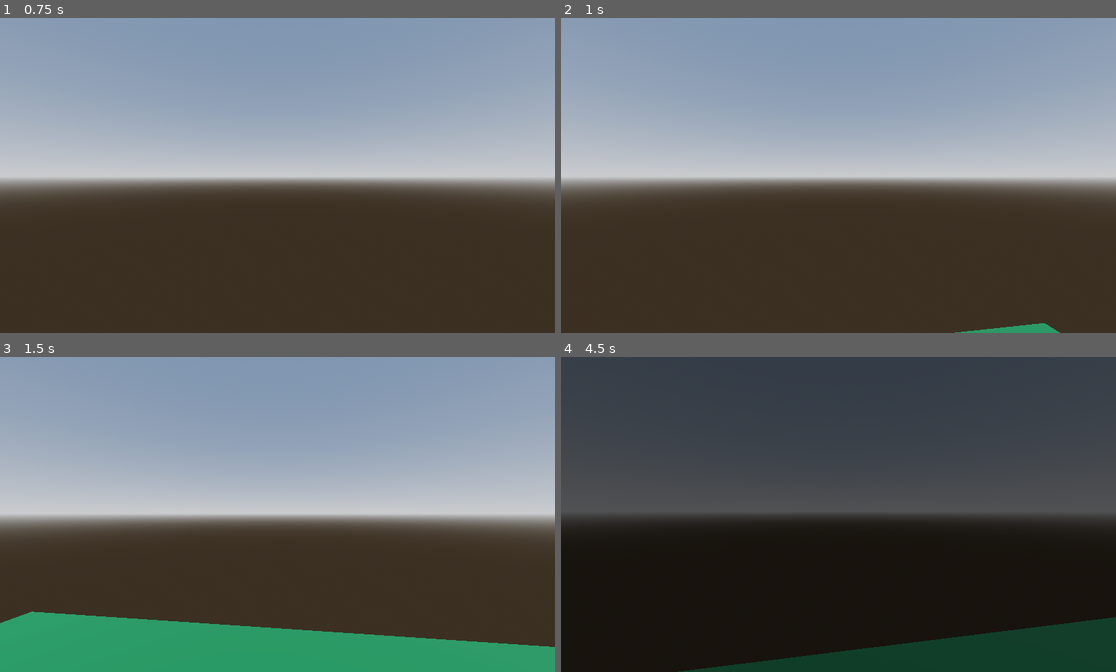
Above: before the commit, frames 1-4 (two rows, left to right).
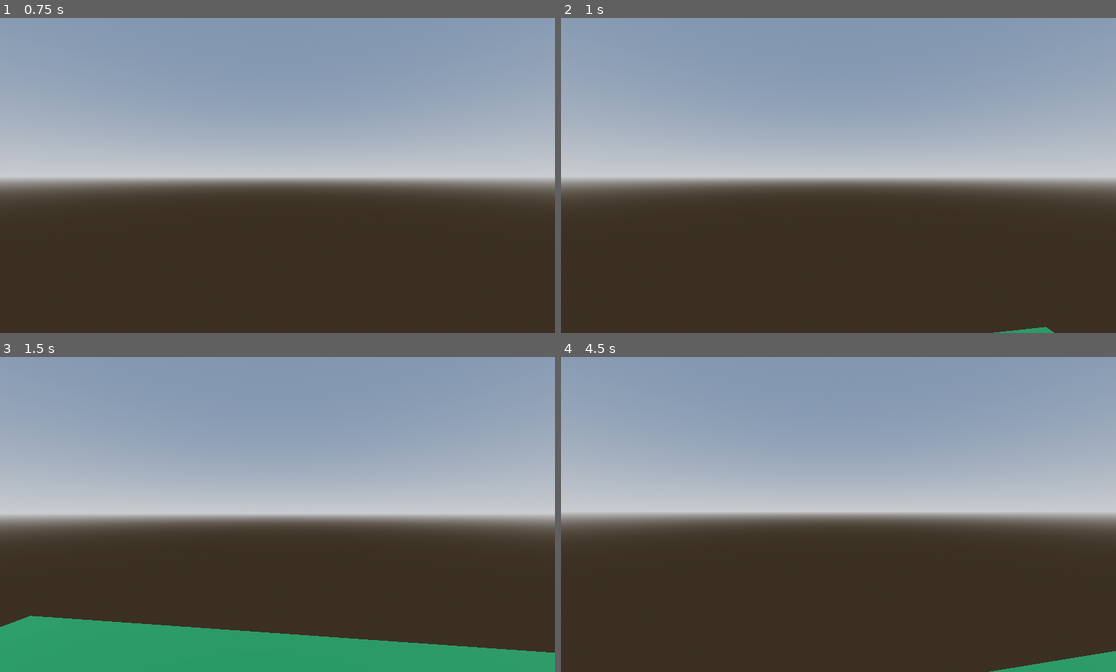
Above: after the commit, the same moments.

Repository: p4tk4n/humbum
Game: Godot game, scene res://world/scene/world.tscn
Two runs of this game, one before a commit and one after it. Both use one fixed random seed, a clock stepped at 60 frames per second and the inputs below. This scene is started directly instead of the project's main scene.
Inputs (mouse positions are in pixels of both pictures, inside the frame that each line leads up to):
- Up to frame 1 (0.75 s): tap Enter at 0.5 s; move the mouse to (305, 175) at 0.52 s; hold W (forward) from 0.53 s (still down)
- Up to frame 2 (1 s): keep holding W (forward); tap Space (jump) at 0.77 s
- Up to frame 3 (1.5 s): keep holding W (forward); move the mouse to (249, 514) at 1.27 s
- Up to frame 4 (4.5 s): tap Space (jump) at 1.52, 3.02, 3.77 s; move the mouse to (849, 508) at 2.02 s; move the mouse to (832, 520) at 2.77 s; move the mouse to (877, 517) at 3.52 s; tap Escape (ui_cancel) at 4.15 s; release W (forward) at 4.25 s; click (838, 435) at 4.25 s, where only the run after the commit has a clickable "Return"

Frame 1 is identical in both runs. In frame 2, 0.2% of the frame differs, in the area x 70-90%, y 96-100%; in frame 3, 1.6%; in frame 4, 100%, in the area x 0-100%, y 0-100%.

Commit message:
pause menu
omg ide

Diff:
--- a/hum/player/scene/player.tscn
+++ b/hum/player/scene/player.tscn
@@ -17,7 +17,7 @@
 shape = SubResource("ConvexPolygonShape3D_qvlqn")
 
 [node name="head" type="Node3D" parent="."]
-transform = Transform3D(1, 0, 0, 0, 1, 0, 0, 0, 1, 0, 0.806613, 0)
+transform = Transform3D(1, 0, 0, 0, 1, 0, 0, 0, 1, 0, 0.810324, 0)
 
 [node name="Camera3D" type="Camera3D" parent="head"]
 transform = Transform3D(1, 0, 0, 0, 1, 0, 0, 0, 1, 0, -0.316328, 0.115099)
--- a/hum/player/script/player.gd
+++ b/hum/player/script/player.gd
@@ -3,7 +3,12 @@
 const SPEED = 5.0
 const JUMP_VELOCITY = 4.5
 var gravity = 9.81
-const SENSITIVITY = 0.02
+var sensitivity = 0.02
+
+#head bobbing
+var bobbing_freq := 1.0
+var bobbing_amp := 0.08
+var bobbing_t := 0.0
 
 @onready var head = $head
 @onready var camera = $head/Camera3D
@@ -11,10 +16,12 @@
 func _ready():
 	Input.set_mouse_mode(Input.MOUSE_MODE_CAPTURED)
 
+
+
 func _unhandled_input(event: InputEvent) -> void:
 	if event is InputEventMouseMotion:
-		head.rotate_y(-event.relative.x * SENSITIVITY)
-		camera.rotate_x(-event.relative.y * SENSITIVITY)
+		head.rotate_y(-event.relative.x * sensitivity)
+		camera.rotate_x(-event.relative.y * sensitivity)
 		camera.rotation.x = clamp(camera.rotation.x, deg_to_rad(-40), deg_to_rad(60))
 
 func _physics_process(delta: float) -> void:
@@ -36,4 +43,11 @@
 		velocity.x = 0.0
 		velocity.z = 0.0
 
+	bobbing_t += delta * velocity.length() * float(is_on_floor())
+	camera.transform.origin = _headbob(bobbing_t)
 	move_and_slide()
+
+func _headbob(time) -> Vector3:
+	var pos = Vector3.ZERO
+	pos.y = sin(time * bobbing_freq) * bobbing_amp
+	return pos
--- a/hum/world/scene/world.tscn
+++ b/hum/world/scene/world.tscn
@@ -38,3 +38,44 @@
 transform = Transform3D(48.1869, 0, 0, 0, 0.997484, 0, 0, 0, 40.8053, 0, 0, 0)
 use_collision = true
 material = SubResource("StandardMaterial3D_fun32")
+
+[node name="pause_menu" type="BoxContainer" parent="."]
+anchors_preset = 15
+anchor_right = 1.0
+anchor_bottom = 1.0
+grow_horizontal = 2
+grow_vertical = 2
+alignment = 1
+
+[node name="Panel" type="Panel" parent="pause_menu"]
+custom_minimum_size = Vector2(100, 180)
+layout_mode = 2
+size_flags_horizontal = 4
+size_flags_vertical = 4
+
+[node name="BoxContainer" type="BoxContainer" parent="pause_menu/Panel"]
+layout_mode = 1
+anchors_preset = 15
+anchor_right = 1.0
+anchor_bottom = 1.0
+grow_horizontal = 2
+grow_vertical = 2
+alignment = 1
+vertical = true
+
+[node name="return_button" type="Button" parent="pause_menu/Panel/BoxContainer"]
+custom_minimum_size = Vector2(50, 30)
+layout_mode = 2
+size_flags_horizontal = 4
+size_flags_vertical = 4
+text = "Return"
+
+[node name="exit_button" type="Button" parent="pause_menu/Panel/BoxContainer"]
+custom_minimum_size = Vector2(50, 30)
+layout_mode = 2
+size_flags_horizontal = 4
+size_flags_vertical = 4
+text = "Exit"
+
+[connection signal="pressed" from="pause_menu/Panel/BoxContainer/return_button" to="." method="_on_return_button_pressed"]
+[connection signal="pressed" from="pause_menu/Panel/BoxContainer/exit_button" to="." method="_on_exit_button_pressed"]
--- a/hum/world/script/world.gd
+++ b/hum/world/script/world.gd
@@ -1,11 +1,38 @@
 extends Node3D
 #svet
+@onready var pause_menu = $pause_menu
 
-func switch_to_scene(scene_path):
+func _ready():
+	pause_menu.visible = false
+
+func _switch_to_scene(scene_path):
 	FadingEffect.transition()
 	await FadingEffect.on_transition_finished
 	get_tree().change_scene_to_file(scene_path)
 
+func _toggle_pause_menu(state = null):
+	match state:
+		"on":
+			pause_menu.visible = true
+			Input.set_mouse_mode(Input.MOUSE_MODE_VISIBLE)
+		"off":
+			pause_menu.visible = false
+			Input.set_mouse_mode(Input.MOUSE_MODE_CAPTURED)
+		_:
+			pause_menu.visible = not pause_menu.visible
+			if Input.MOUSE_MODE_CAPTURED:
+				Input.set_mouse_mode(Input.MOUSE_MODE_VISIBLE)
+			else:
+				Input.set_mouse_mode(Input.MOUSE_MODE_CAPTURED)
+
 func _process(delta: float) -> void:
 	if Input.is_action_just_pressed("ui_cancel"):
-		switch_to_scene("res://main_menu/scene/main_menu.tscn")
+		_toggle_pause_menu()
+
+
+
+func _on_return_button_pressed() -> void:
+	_toggle_pause_menu("off")
+
+func _on_exit_button_pressed() -> void:
+	_switch_to_scene("res://main_menu/scene/main_menu.tscn")
